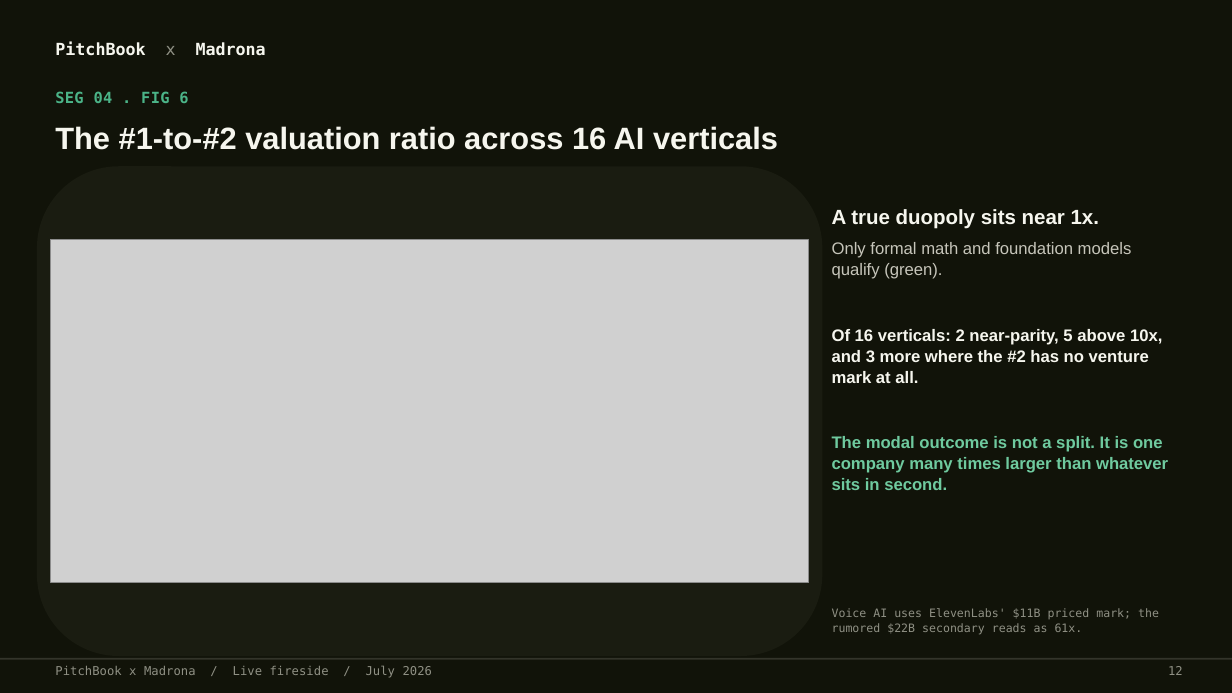
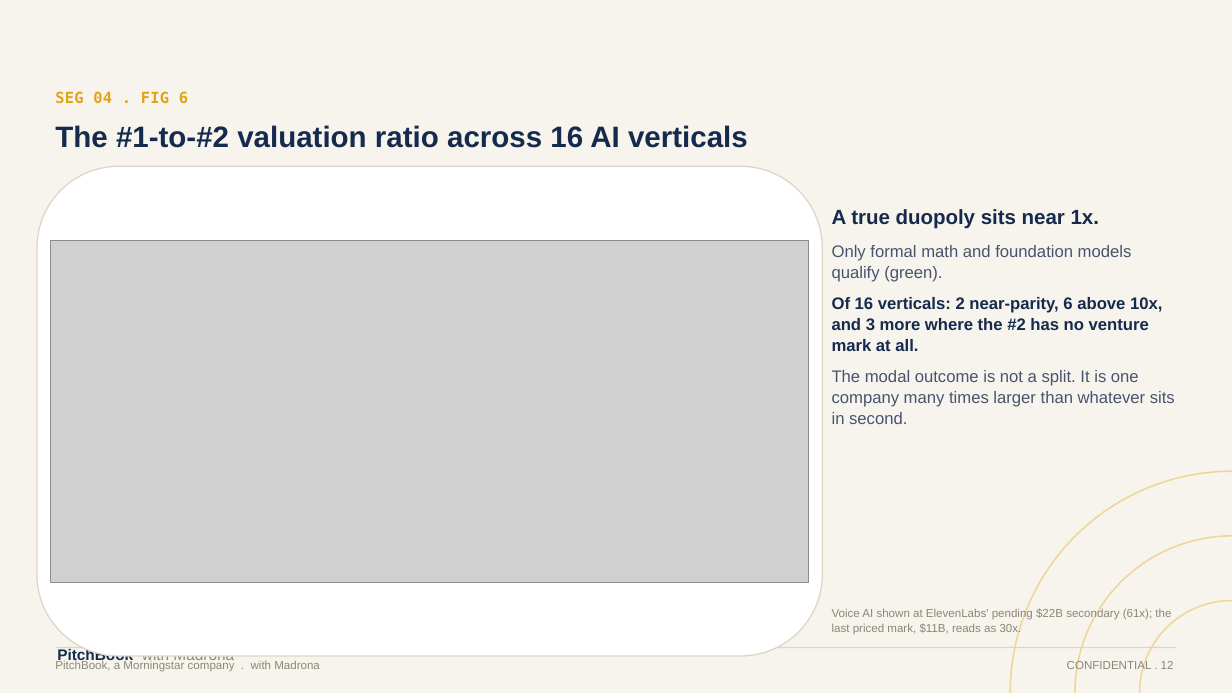
Before and after one commit to HRPB-SA/pitchbook-analyst-agent, a slide deck: slide 13 of output/Fireside_Durability_IPOs_Duopoly_Jul2026.pptx. Drawn at 1232x693 pixels with LibreOffice and Linux fonts; fonts in the diff are those of the drawing; grey boxes stand for pictures. Boxes give left, top, right and bottom in pixels: in the first picture for what was removed or moved away, otherwise in the second. Text is boxed around its words. In the diff, an @@ line names an element or a change of style, - is before the commit and + after.

```diff
--- a/output/Fireside_Durability_IPOs_Duopoly_Jul2026.pptx
+++ b/output/Fireside_Durability_IPOs_Duopoly_Jul2026.pptx
@@ rectangle at [0,0,1232,693]: fill #111309 to #F7F4ED @@
@@ text "SEG 04 . FIG 6" at [55,91,188,104]: text colour #4BB488 to #E2A413 @@
@@ text "The #1-to-#2 valuation ratio across ..." at [55,125,748,148]: size 24 to 23 pt, text colour #F6F6EE to #152A4D @@
@@ rounded rectangle at [37,166,823,656]: fill #1A1C11 to #FFFFFF; outline none to #DDD6C8 1 pt @@
@@ text at [832,209,1175,424]: text colour #F6F6EE to #152A4D in "A true duopoly sits near 1x."; text colour #C6C5BA to #48546E in "Only formal math and foundation models qualify ..."; text colour #6FCA9F to #48546E, bold off in "The modal outcome is not a split. ..."; more space between paragraphs @@
@@ text at [832,297,1162,351]: text changed; text colour #F6F6EE to #152A4D @@
-Of 16 verticals: 2 near-parity, 5 above 10x, and 3 more where the #2 has no venture mark at all.
+Of 16 verticals: 2 near-parity, 6 above 10x, and 3 more where the #2 has no venture mark at all.
@@ ellipse added at [1010,471,1232,693], outline #EFD79A 1.25 pt @@
@@ ellipse added at [1075,536,1232,693], outline #EFD79A 1.25 pt @@
@@ text at [832,608,1171,635]: text changed; font DejaVu Sans Mono to Arial; text colour #8F9084 to #8B8676 @@
-Voice AI uses ElevenLabs' $11B priced mark; the rumored $22B secondary reads as 61x.
+Voice AI shown at ElevenLabs' pending $22B secondary (61x); the last priced mark, $11B, reads as 30x.
@@ ellipse added at [1140,601,1232,693], outline #EFD79A 1.25 pt @@
@@ rectangle: place and size @@
-rectangle at [0,658,1232,660]
+rectangle at [55,647,1177,648]
@@ rectangle at [55,647,1177,648]: fill #33342A to #DDD6C8 @@
@@ text at [57,649,234,663]: text changed; size 13 to 12 pt; font DejaVu Sans Mono to Arial; text colour #F6F6EE to #8B8676; bold off @@
-PitchBook x Madrona
+PitchBook with Madrona
@@ text at [55,660,320,672]: text changed; size 9.5 to 9 pt; font DejaVu Sans Mono to Arial; text colour #8F9084 to #8B8676 @@
-PitchBook x Madrona / Live fireside / July 2026
+PitchBook, a Morningstar company . with Madrona
@@ text at [1067,660,1174,672]: text changed; size 9.5 to 9 pt; font DejaVu Sans Mono to Arial; text colour #8F9084 to #8B8676 @@
-12
+CONFIDENTIAL . 12
```
Also in this commit, not shown: 16 other slides changed, 4 slides added, 1 other file.
